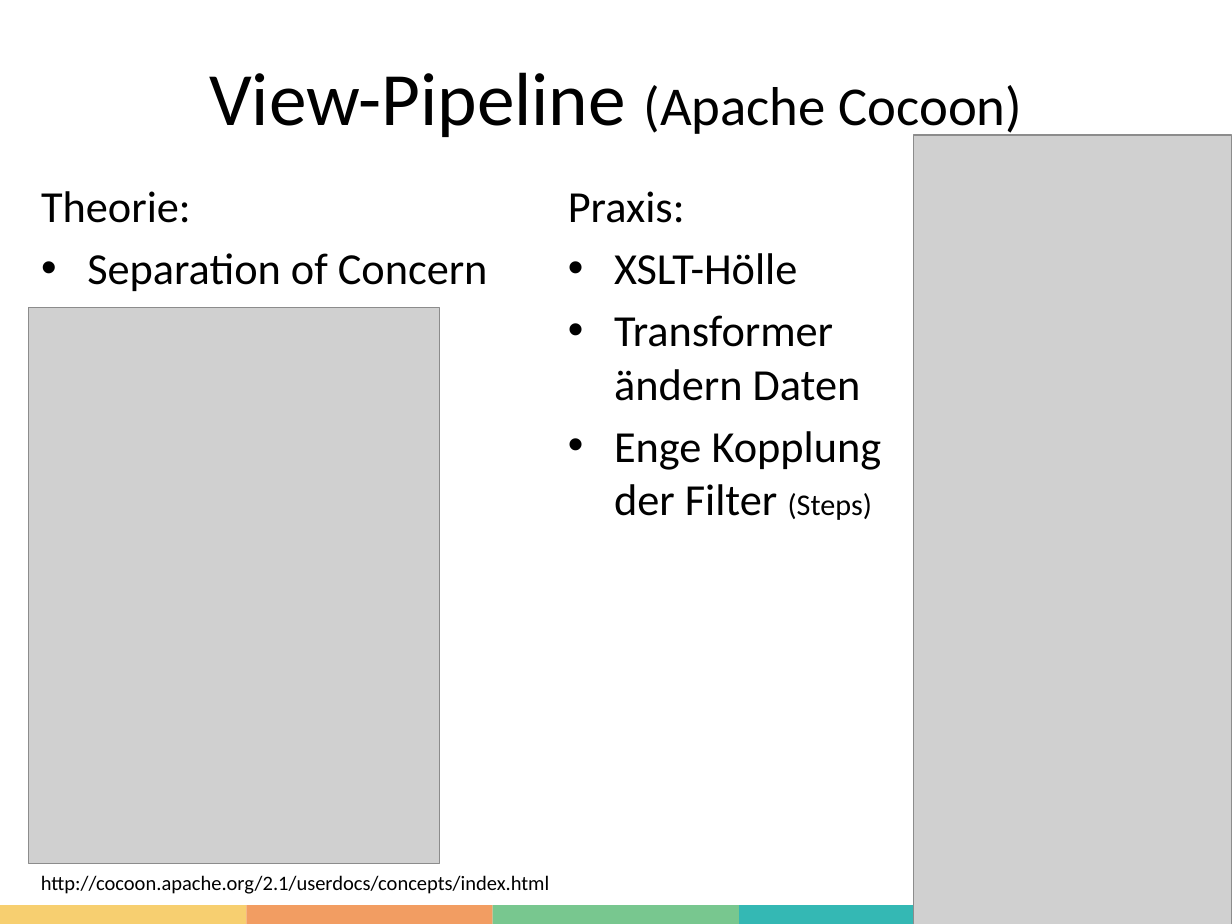
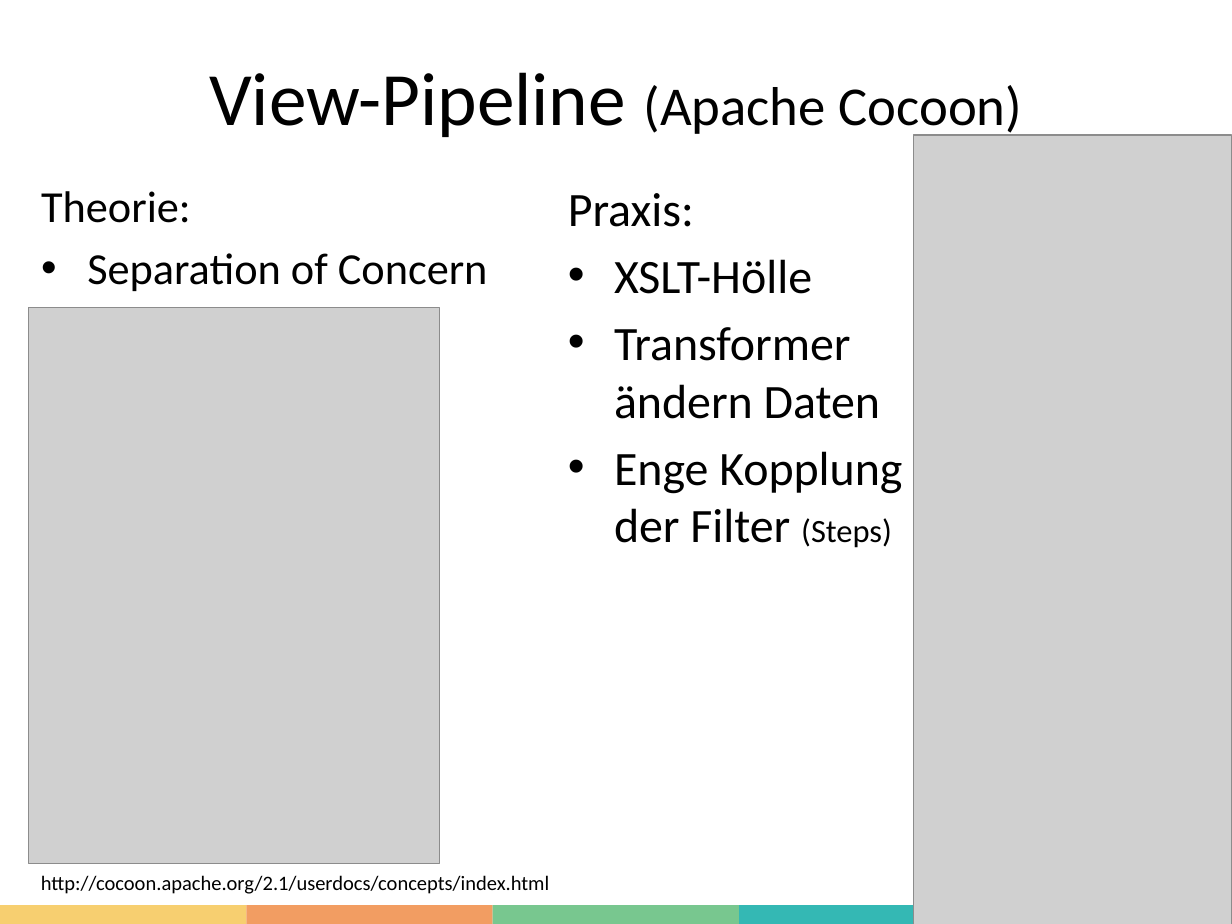
Before and after one commit to aim42/venom-example, a slide deck: slide 8 of src/docs/graphics/venom-diagrams.pptx. Drawn at 1232x924 pixels with LibreOffice and Linux fonts; fonts in the diff are those of the drawing; grey boxes stand for pictures. Boxes give left, top, right and bottom in pixels: in the first picture for what was removed or moved away, otherwise in the second. Text is boxed around its words. In the diff, an @@ line names an element or a change of style, - is before the commit and + after.

```diff
--- a/src/docs/graphics/venom-diagrams.pptx
+++ b/src/docs/graphics/venom-diagrams.pptx
@@ text "Praxis:" at (x1=568, y1=193, x2=902, y2=548): size 25.9 to 28 pt in "Praxis:", "XSLT-Hölle", "Transformer ändern Daten", "Enge Kopplung der Filter"; size 17.6 to 19 pt in "(Steps)" @@
```
Also in this commit, not shown: 28 other files.
